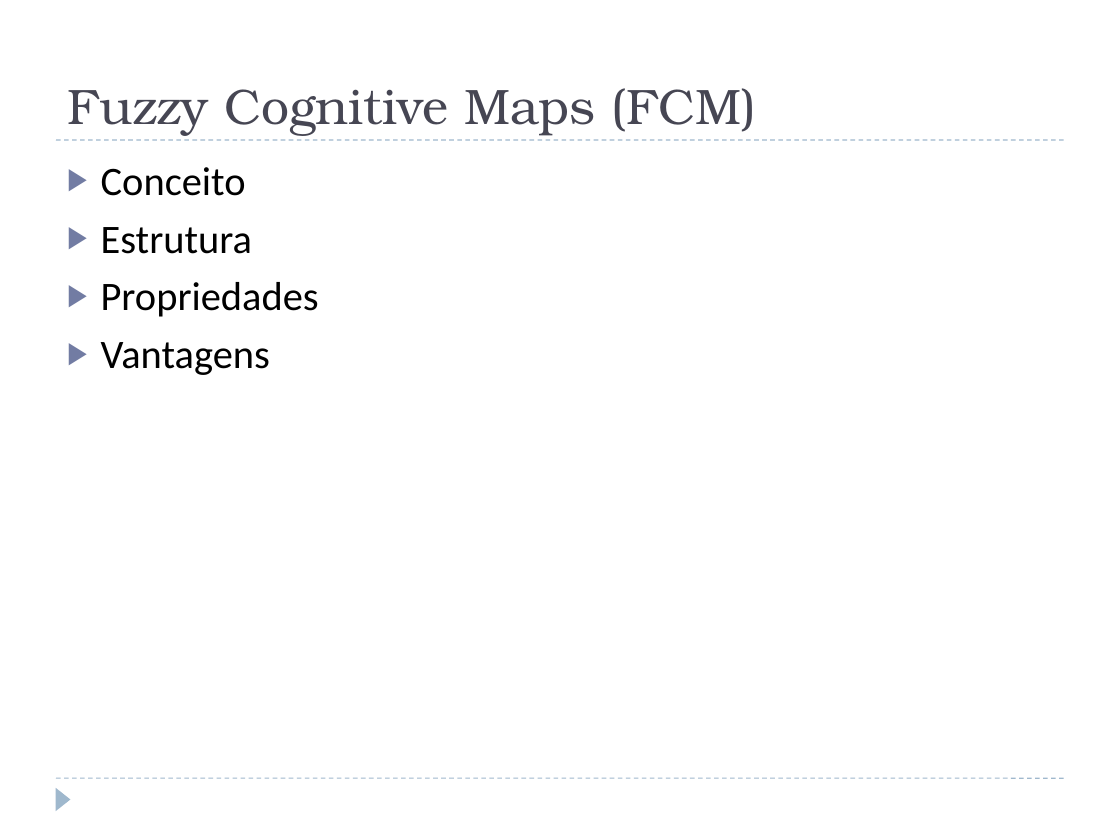
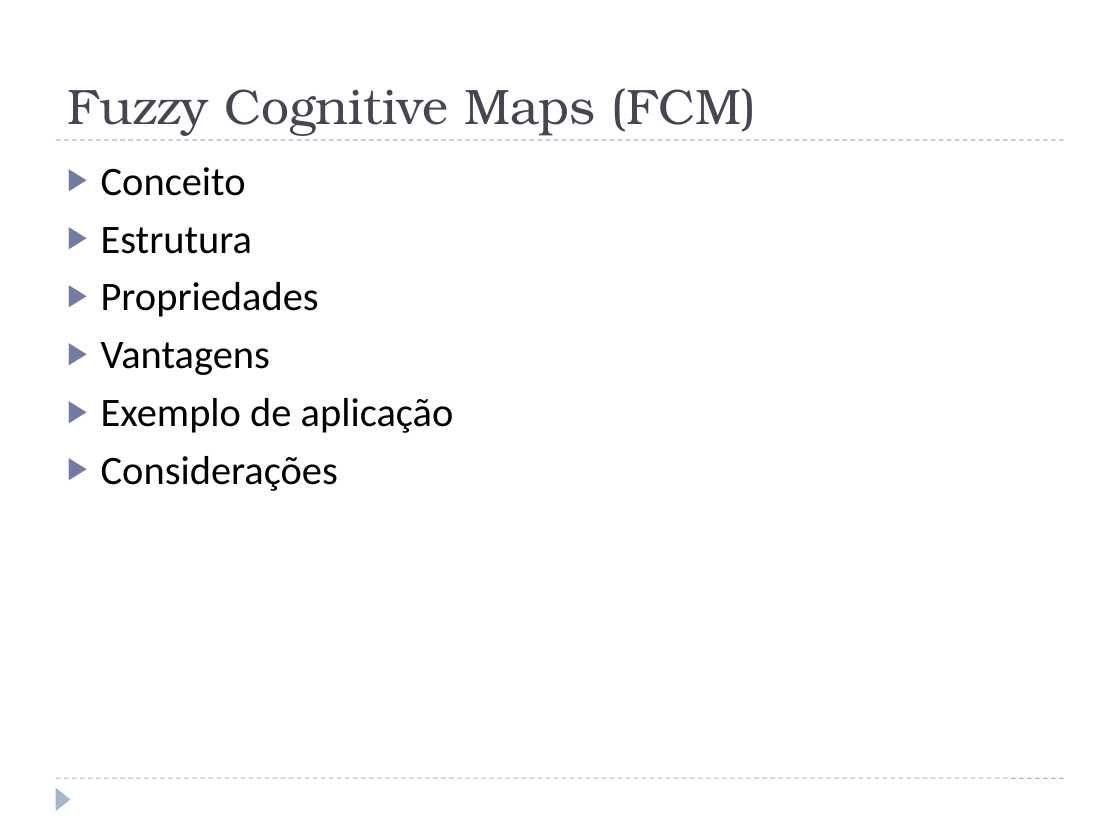
Before and after one commit to jcnborges/TCC, a slide deck: slide 8 of qualificacao.pptx. Drawn at 1120x840 pixels with LibreOffice and Linux fonts; fonts in the diff are those of the drawing. Boxes give left, top, right and bottom in pixels: in the first picture for what was removed or moved away, otherwise in the second. Text is boxed around its words. In the diff, an @@ line names an element or a change of style, - is before the commit and + after.

```diff
--- a/qualificacao.pptx
+++ b/qualificacao.pptx
@@ text at (101,398,454,491): paragraphs added @@
+▶ Exemplo de aplicação
+▶ Considerações
```
Also in this commit, not shown: 4 slides added, 3 other files.
